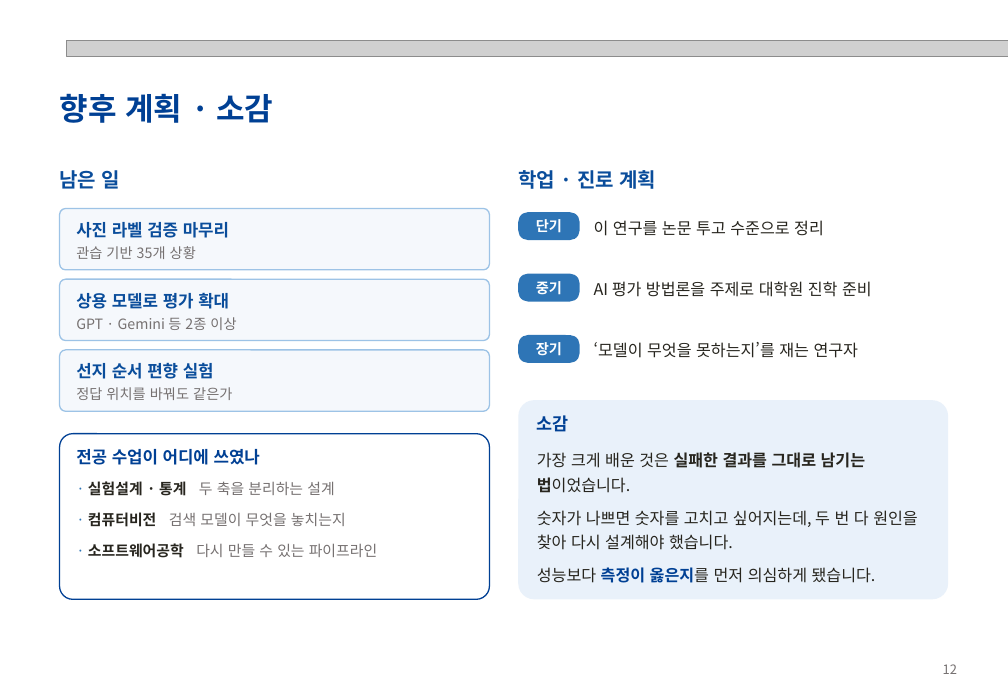
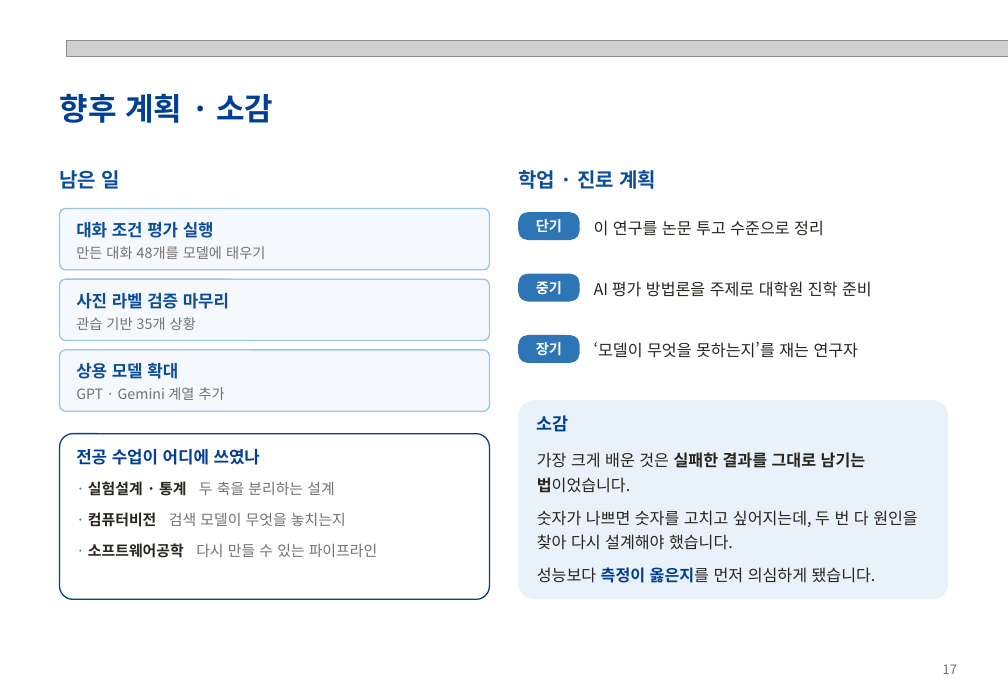
Before and after one commit to hjhj6411/tpo, a slide deck: slide 17 of presentation/POD-Bench_성과발표.pptx (slide 12 before the commit). Drawn at 1008x698 pixels with LibreOffice and Linux fonts; fonts in the diff are those of the drawing; grey boxes stand for pictures. Boxes give left, top, right and bottom in pixels: in the first picture for what was removed or moved away, otherwise in the second. Text is boxed around its words. In the diff, an @@ line names an element or a change of style, - is before the commit and + after.

```diff
--- a/presentation/POD-Bench_성과발표.pptx
+++ b/presentation/POD-Bench_성과발표.pptx
@@ text added at <box>76,222,265,259</box>, 11 pt, text #767171 @@
+대화 조건 평가 실행
+만든 대화 48개를 모델에 태우기
@@ text "사진 라벨 검증 마무리": place and size @@
-text "사진 라벨 검증 마무리" at <box>76,222,229,259</box>
+text "사진 라벨 검증 마무리" at <box>76,293,229,330</box>
@@ text removed at <box>76,292,236,330</box> @@
-상용 모델로 평가 확대
-GPT · Gemini 등 2종 이상
@@ text at <box>76,362,225,400</box>: text changed @@
-선지 순서 편향 실험
-정답 위치를 바꿔도 같은가
+상용 모델 확대
+GPT · Gemini 계열 추가
@@ text at <box>943,664,957,674</box>: text changed @@
-12
+17
```
Also in this commit, not shown: 7 other slides changed, 8 slides added, 3 slides removed, 5 other files.
